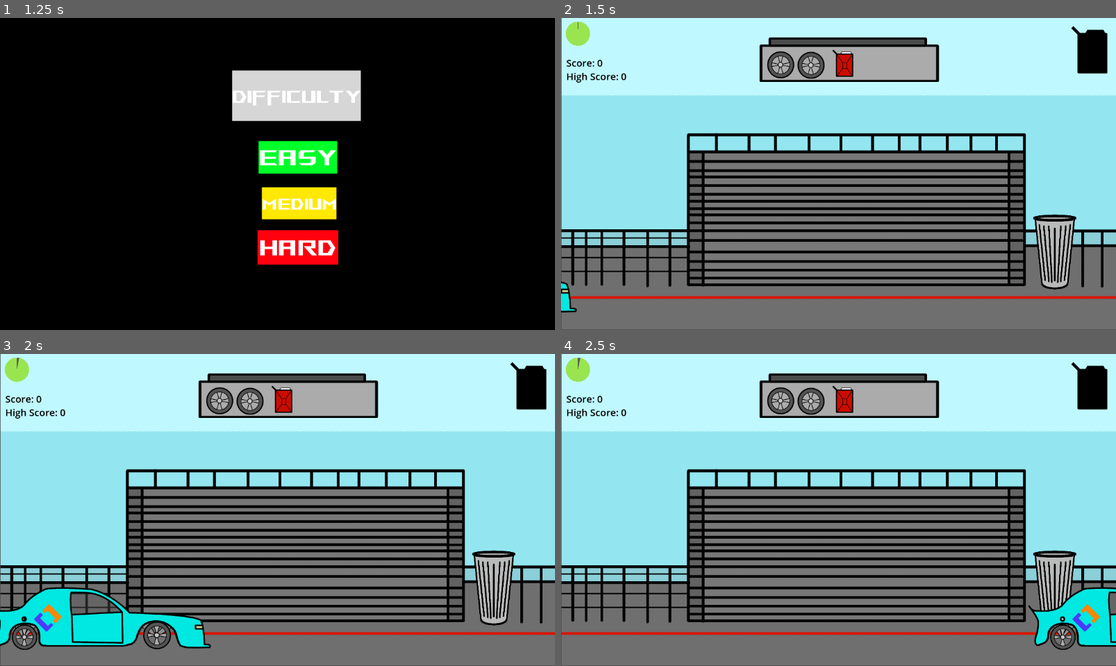
Above: before the commit, frames 1-4 (two rows, left to right).
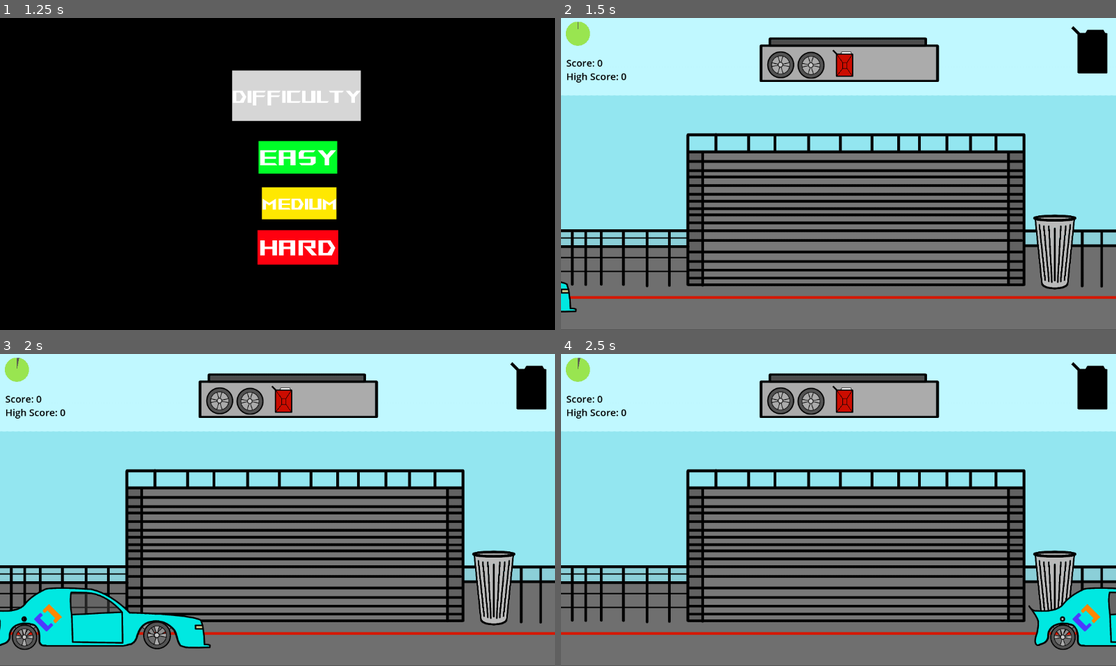
Above: after the commit, the same moments.

Repository: CrossScarDev/Pitstop-Frenzy
Game: Godot game, scene res://scenes/title.tscn
Two runs of this game, one before a commit and one after it. Both use one fixed random seed, a clock stepped at 60 frames per second and the inputs below. Sound files missing from this copy of the repository are replaced by a short silence.
Inputs (mouse positions are in pixels of both pictures, inside the frame that each line leads up to):
- Up to frame 1 (1.25 s): click (299, 211) at 0.5 s
- Up to frame 2 (1.5 s): click (860, 202) at 1.25 s
- Up to frame 3 (2 s): no input
- Up to frame 4 (2.5 s): tap Enter (Next Car) at 2, 2.1 s; move the mouse to (960, 494) at 2.02 s; click (960, 494) at 2.17 s

Frame 1 is identical in both runs. In frame 2, 1.2% of the frame differs, in the area x 0-98%, y 0-100%; in frame 3, 1.1%; in frame 4, 1.2%.

Commit message:
fix one pixel gray on left

Diff:
--- a/scenes/Main.tscn
+++ b/scenes/Main.tscn
@@ -39,7 +39,7 @@
 grow_vertical = 2
 
 [node name="Sprite2D" type="Sprite2D" parent="Background"]
-position = Vector2(577, 323)
+position = Vector2(576, 323)
 scale = Vector2(0.6, 0.6)
 texture = ExtResource("4_omqg2")
 
